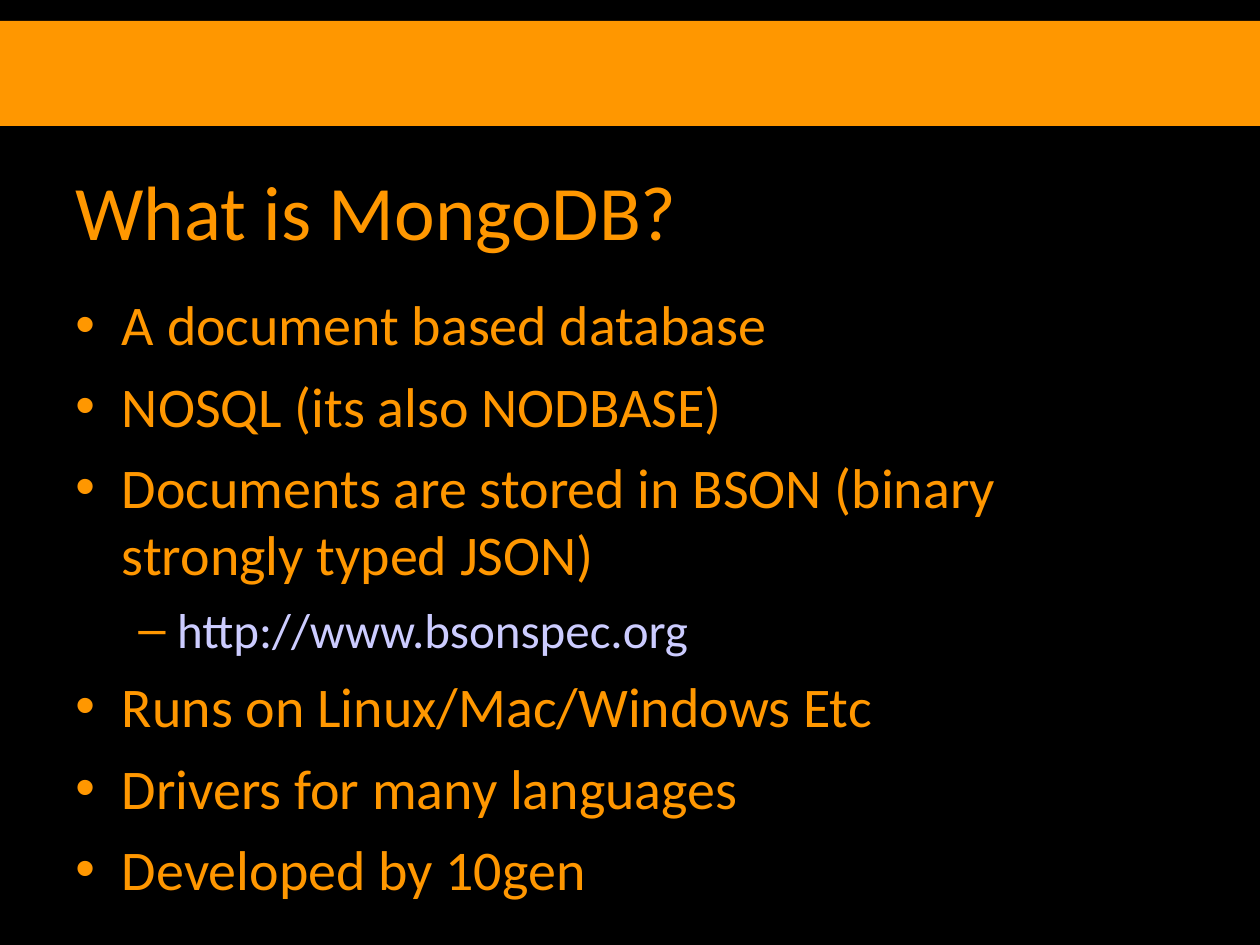
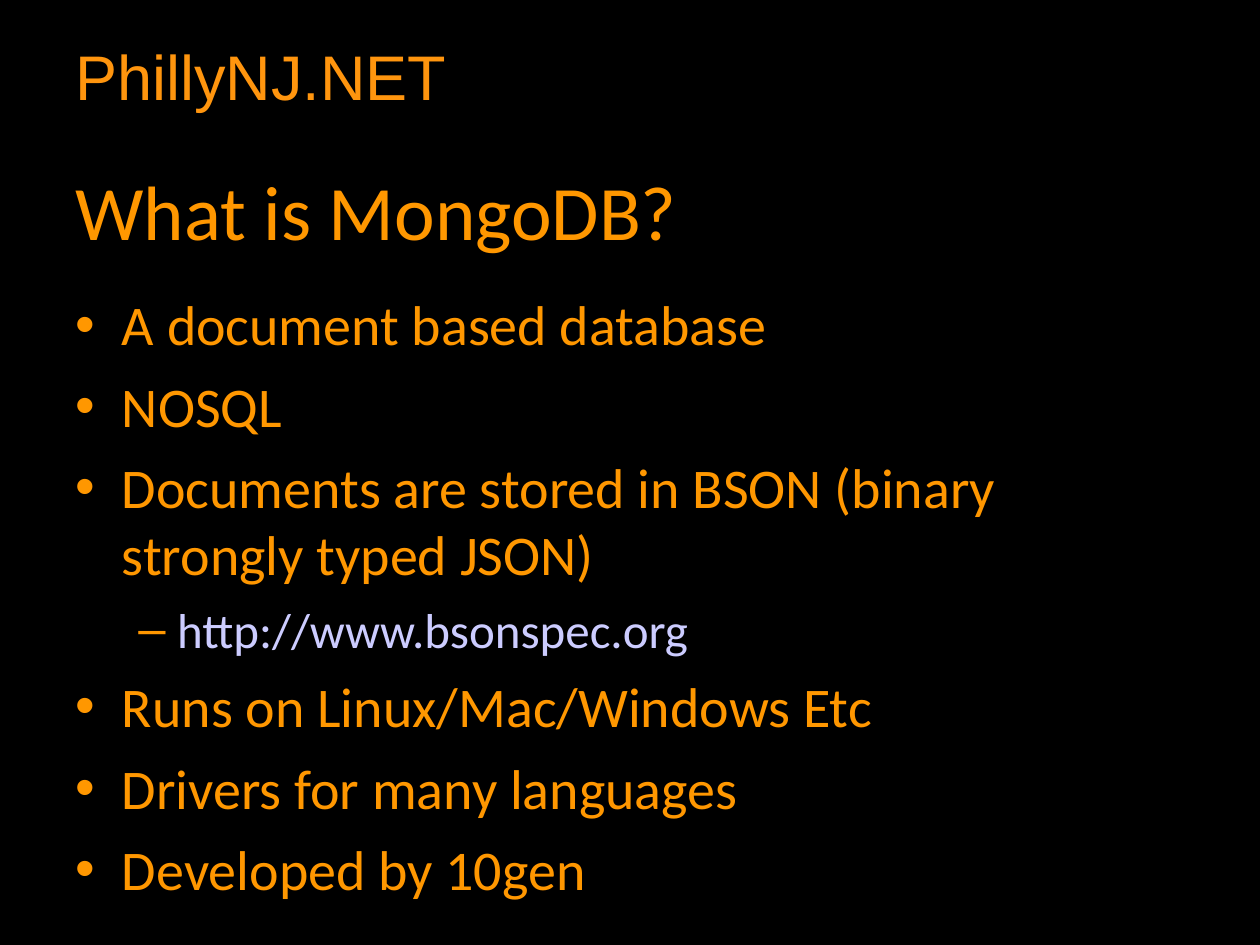
Before and after one commit to zippy1981/CodeCampNYC_Mongo, a slide deck: slide 3 of Slides.odp (slide 4 before the commit). Drawn at 1260x945 pixels with LibreOffice and Linux fonts; fonts in the diff are those of the drawing; background and template pictures are left out. Boxes give left, top, right and bottom in pixels: in the first picture for what was removed or moved away, otherwise in the second. Text is boxed around its words. In the diff, an @@ line names an element or a change of style, - is before the commit and + after.

```diff
--- a/Slides.odp
+++ b/Slides.odp
@@ rectangle removed at bbox=[0, 21, 1260, 126] @@
@@ text added at bbox=[75, 54, 446, 112], 36 pt, text #FF950E @@
+PhillyNJ.NET
@@ text at bbox=[122, 390, 282, 435]: text changed @@
-• NOSQL (its also NODBASE)
+• NOSQL
```
Also in this commit, not shown: 10 other slides changed, 6 slides added, 3 slides removed, 34 other files.
